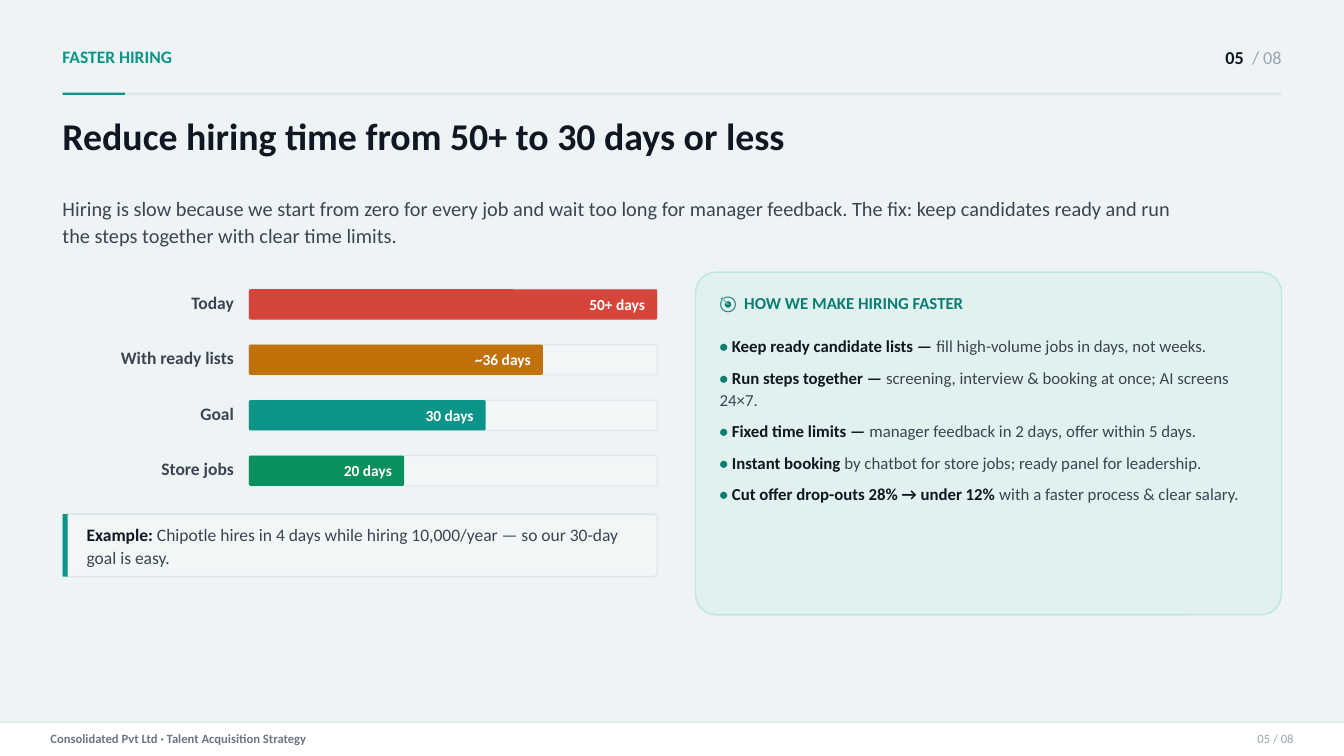
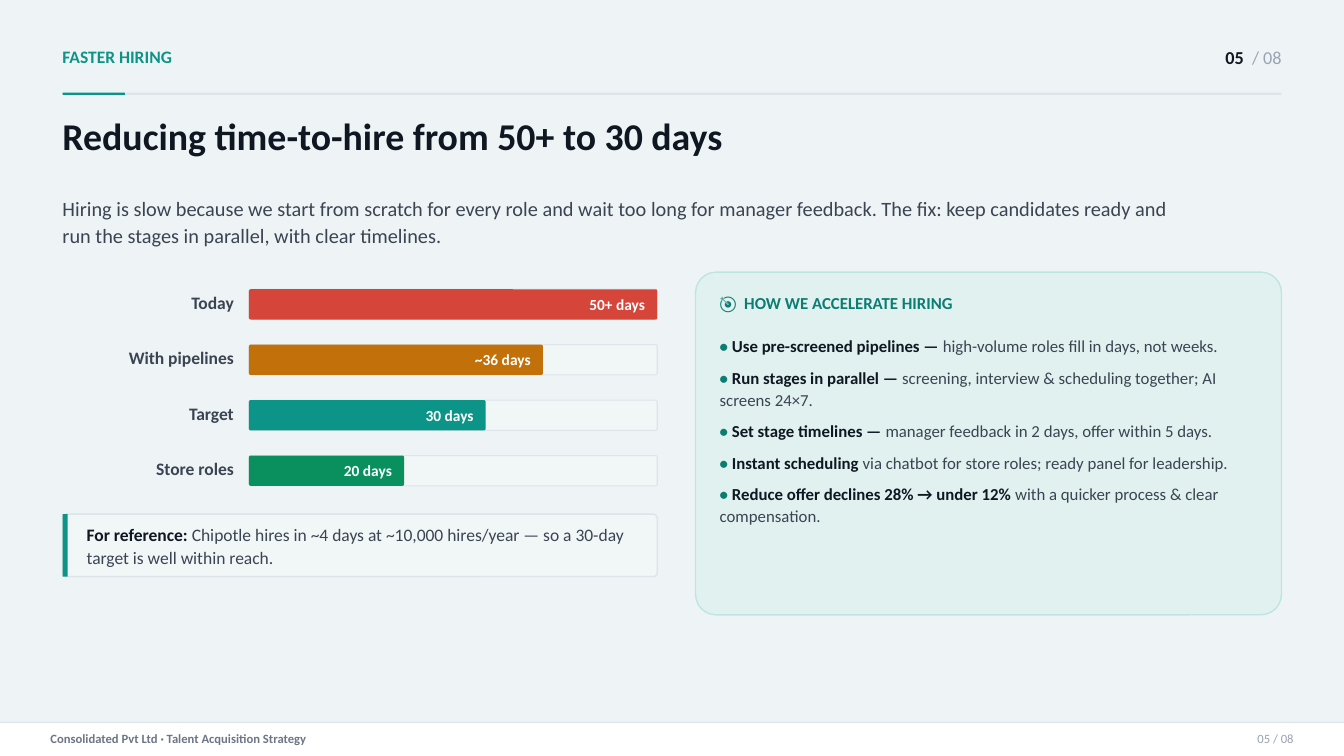
Before and after one commit to mi2arun/ta-strategy-consolidated, a slide deck: slide 6 of TA-Strategy.pptx. Drawn at 1344x756 pixels with LibreOffice and Linux fonts; fonts in the diff are those of the drawing. Boxes give left, top, right and bottom in pixels: in the first picture for what was removed or moved away, otherwise in the second. Text is boxed around its words. In the diff, an @@ line names an element or a change of style, - is before the commit and + after.

```diff
--- a/TA-Strategy.pptx
+++ b/TA-Strategy.pptx
@@ text at <box>62,123,722,157</box>: text changed @@
-Reduce hiring time from 50+ to 30 days or less
+Reducing time-to-hire from 50+ to 30 days
@@ text at <box>62,202,1166,247</box>: text changed @@
-Hiring is slow because we start from zero for every job and wait too long for manager feedback. The fix: keep candidates ready and run the steps together with clear time limits.
+Hiring is slow because we start from scratch for every role and wait too long for manager feedback. The fix: keep candidates ready and run the stages in parallel, with clear timelines.
@@ text at <box>744,298,953,309</box>: text changed @@
-🎯 HOW WE MAKE HIRING FASTER
+🎯 HOW WE ACCELERATE HIRING
@@ text at <box>129,351,233,367</box>: text changed @@
-With ready lists
+With pipelines
@@ text at <box>720,340,1227,525</box>: text changed @@
-• Keep ready candidate lists — fill high-volume jobs in days, not weeks.
-• Run steps together — screening, interview & booking at once; AI screens 24×7.
-• Fixed time limits — manager feedback in 2 days, offer within 5 days.
-• Instant booking by chatbot for store jobs; ready panel for leadership.
-• Cut offer drop-outs 28% → under 12% with a faster process & clear salary.
+• Use pre-screened pipelines — high-volume roles fill in days, not weeks.
+• Run stages in parallel — screening, interview & scheduling together; AI screens 24×7.
+• Set stage timelines — manager feedback in 2 days, offer within 5 days.
+• Instant scheduling via chatbot for store roles; ready panel for leadership.
+• Reduce offer declines 28% → under 12% with a quicker process & clear compensation.
@@ text at <box>189,408,234,423</box>: text changed @@
-Goal
+Target
@@ text at <box>156,462,233,475</box>: text changed @@
-Store jobs
+Store roles
@@ text at <box>87,529,624,567</box>: text changed @@
-Example: Chipotle hires in 4 days while hiring 10,000/year — so our 30-day goal is easy.
+For reference: Chipotle hires in ~4 days at ~10,000 hires/year — so a 30-day target is well within reach.
```
Also in this commit, not shown: 9 other slides changed, 3 other files.
